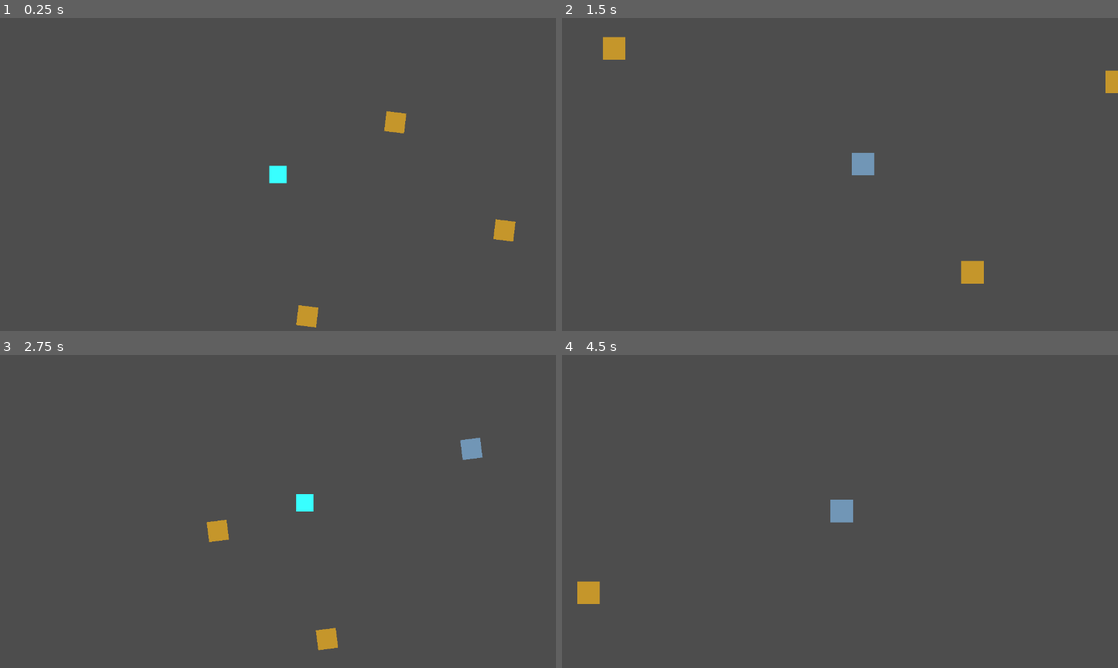
Above: before the commit, frames 1-4 (two rows, left to right).
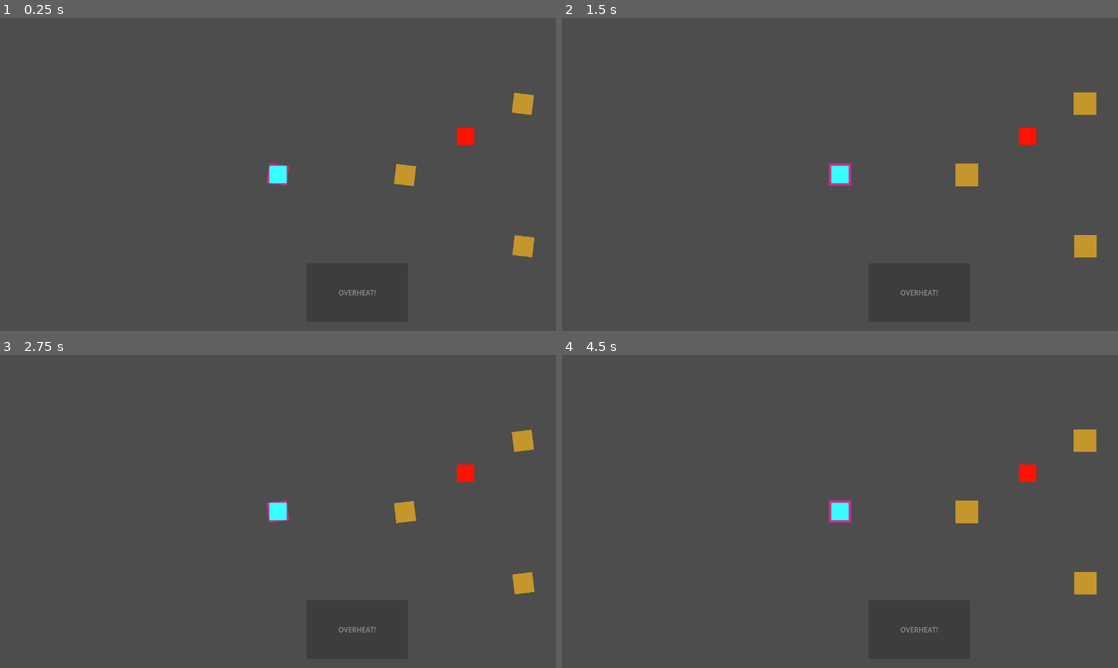
Above: after the commit, the same moments.

Repository: billbobphil/polymars-jam-2024
Game: Godot game, scene res://top.tscn
The game is run twice, just before and just after one commit, with the same random seed, the same clock (stepped at 60 frames per second) and the same inputs.
Inputs (mouse positions are in pixels of both pictures, inside the frame that each line leads up to):
- Up to frame 1 (0.25 s): no input
- Up to frame 2 (1.5 s): move the mouse to (956, 121) at 0.52 s; click (956, 121) at 0.67 s; move the mouse to (1006, 255) at 1.27 s; click (1006, 255) at 1.42 s
- Up to frame 3 (2.75 s): move the mouse to (533, 426) at 2.02 s; click (533, 426) at 2.17 s
- Up to frame 4 (4.5 s): move the mouse to (812, 574) at 2.77 s; click (812, 574) at 2.92 s; move the mouse to (1006, 558) at 3.52 s; click (1006, 558) at 3.67 s; move the mouse to (673, 464) at 4.27 s; click (673, 464) at 4.42 s

The runs differ from the first frame. In frame 1, 1.7% of the frame differs, in the area x 48-97%, y 23-99%; in frame 2, 2.5%, in the area x 7-100%, y 6-89%; in frame 3, 2.1%; in frame 4, 1.7%.

Commit message:
Added overheat, added checkpoints, started level design

Diff:
--- /dev/null
+++ b/overheat/OverheatCollectible.gd
@@ -0,0 +1,3 @@
+extends Node2D
+
+class_name OverheatCollectible
--- /dev/null
+++ b/overheat/overheat_collectible.tscn
@@ -0,0 +1,19 @@
+[gd_scene load_steps=4 format=3 uid="uid://crrmwmxkikx7u"]
+
+[ext_resource type="Script" path="res://overheat/OverheatCollectible.gd" id="1_npyxa"]
+[ext_resource type="Texture2D" uid="uid://dkmyb0xf0t6a2" path="res://tempAssets/32x32-cube.png" id="1_wbg4k"]
+
+[sub_resource type="CircleShape2D" id="CircleShape2D_vy1mc"]
+radius = 24.0832
+
+[node name="OverheatCollectible" type="Node2D" groups=["overheat_collectible"]]
+script = ExtResource("1_npyxa")
+
+[node name="Sprite2D" type="Sprite2D" parent="."]
+self_modulate = Color(0.717647, 0.329412, 0, 1)
+texture = ExtResource("1_wbg4k")
+
+[node name="Area2D" type="Area2D" parent="."]
+
+[node name="CollisionShape2D" type="CollisionShape2D" parent="Area2D"]
+shape = SubResource("CircleShape2D_vy1mc")
--- a/player/Player.gd
+++ b/player/Player.gd
@@ -11,20 +11,67 @@
 var currentTarget;
 var isInvulnerable: bool = false;
 var isInCutScene: bool = false;
-# @onready var sprite: Sprite2D = $Sprite;
+var currentCheckpoint : PositionNode;
+@export var startingCheckpoint : PositionNode;
+
+@onready var camera : Camera2D = $Camera2D;
+@onready var overheatButton : Button = $CanvasLayer/OverheatButton;
+@export var requiredOverheatCollections : int = 3;
+var currentOverheatCollections : int = 0;
+var overheatAvailable : bool = false;
+@export var overheatSeconds : float = 5;
+var cameraInitialZoom : float = 1.25;
+var cameraOverheatZoom : float = 1;
+var playerInitialSpeed;
+@export var playerSpeedMultiplier : float = 2;
+var isOverheatActive : bool = false;
+var overheatTimer : float = 0;
+var zoomOutTime : float = .5;
+var zoomInTime : float = .5;
 
 func _ready():
-	pass ;
+	playerInitialSpeed = travelSpeed;
+	currentCheckpoint = startingCheckpoint;
+	overheatButton.disabled = true;
 
 func _process(delta):
+
+	if(isOverheatActive):
+		overheatTimer += delta;
+
+		if(overheatTimer < zoomOutTime):
+			var lerpFactor = overheatTimer/zoomOutTime;
+			camera.zoom.x = lerp(cameraInitialZoom, cameraOverheatZoom, lerpFactor);
+			camera.zoom.y = lerp(cameraInitialZoom, cameraOverheatZoom, lerpFactor);
+			travelSpeed = lerp(playerInitialSpeed, playerInitialSpeed * playerSpeedMultiplier, lerpFactor);
+
+		if(overheatTimer > (overheatSeconds - zoomInTime)):
+			var lerpFactor = (overheatTimer - (overheatSeconds - zoomInTime)) / zoomInTime
+			travelSpeed = lerp(playerInitialSpeed * playerSpeedMultiplier, playerInitialSpeed, lerpFactor);
+			camera.zoom.x = lerp(cameraOverheatZoom, cameraInitialZoom, lerpFactor);
+			camera.zoom.y = lerp(cameraOverheatZoom, cameraInitialZoom, lerpFactor);
+
+		if(overheatTimer >= overheatSeconds):
+			endOverheat();
+
 	if (isTravelling):
 		var direction: Vector2 = (nodeToTravelTo.global_position - self.global_position).normalized();
 		self.global_position += direction * travelSpeed * delta;
 		# var angle: float = direction.angle();
 		# sprite.rotation = angle + PI / 2;
 		if (self.global_position.distance_to(nodeToTravelTo.global_position) <= 3):
+			if(nodeToTravelTo.isCheckpoint):
+				currentCheckpoint = nodeToTravelTo;
+				#TODO: some sort of checkpoint celebration
 			isTravelling = false;
 			nodeToTravelTo = null;
+
+func overheat():
+	if(overheatAvailable):
+		currentOverheatCollections = 0;
+		overheatTimer = 0;
+		isOverheatActive = true;
+		overheatButton.disabled = true;
 
 func moveToNode(node: PositionNode):
 	nodeToTravelTo = node;
@@ -33,17 +80,32 @@
 func _on_area_2d_area_entered(area: Area2D):
 
 	var parent = area.get_parent();
-	pass;
+
 	if (parent.is_in_group("obstacles")):
 		print("Player hit");
+		isTravelling = false;
+		nodeToTravelTo = null;
+		endOverheat();
+		self.global_position = currentCheckpoint.global_position;
+		#TODO: pzazz
 		# if (SoundEffectPlayer.onHitEffect != null):
 		# 	SoundEffectPlayer.onHitEffect.play();
 		return ;
 
-	# if (parent.is_in_group("pointsPickup")):
-	# 	parent.queue_free();
-	# 	print("Points picked up");
-	# 	PointsManager.addPoints(100);
-	# 	if (SoundEffectPlayer.pointsPickupEffect != null):
-	# 		SoundEffectPlayer.pointsPickupEffect.play();
-	# 	return ;
+	if (parent.is_in_group("overheat_collectible")):
+		if(currentOverheatCollections >= requiredOverheatCollections):
+			return;
+		parent.queue_free();
+		print("Overheat collected");
+		currentOverheatCollections += 1;
+		print("current overheats: ", currentOverheatCollections);
+		if(currentOverheatCollections >= requiredOverheatCollections):
+			overheatAvailable = true;
+			overheatButton.disabled = false;
+
+func endOverheat():
+	isOverheatActive = false;
+	overheatTimer = 0;
+	travelSpeed = playerInitialSpeed;
+	camera.zoom.x = cameraInitialZoom;
+	camera.zoom.y = cameraInitialZoom;
--- a/player/player.tscn
+++ b/player/player.tscn
@@ -23,4 +23,14 @@
 zoom = Vector2(1.25, 1.25)
 position_smoothing_enabled = true
 
+[node name="CanvasLayer" type="CanvasLayer" parent="."]
+
+[node name="OverheatButton" type="Button" parent="CanvasLayer"]
+offset_left = 706.0
+offset_top = 564.0
+offset_right = 939.0
+offset_bottom = 699.0
+text = "OVERHEAT!"
+
 [connection signal="area_entered" from="Area2D" to="." method="_on_area_2d_area_entered"]
+[connection signal="pressed" from="CanvasLayer/OverheatButton" to="." method="overheat"]
--- a/positionNode/PositionNode.gd
+++ b/positionNode/PositionNode.gd
@@ -9,6 +9,7 @@
 @export var inactiveColor : Color;
 @export var isStartingNode : bool = false;
 @export var isEndingNode : bool = false;
+@export var isCheckpoint : bool = false;
 
 func _ready():
 	markAsInactive();
--- /dev/null
+++ b/positionNode/position_node_checkpoint.tscn
@@ -0,0 +1,12 @@
+[gd_scene load_steps=2 format=3 uid="uid://bky4sf3pqxj7a"]
+
+[ext_resource type="PackedScene" uid="uid://b1qcyufjxphdb" path="res://positionNode/position_node.tscn" id="1_bu077"]
+
+[node name="PositionNodeCheckpoint" instance=ExtResource("1_bu077")]
+scale = Vector2(1.00158, 1)
+activeColor = Color(0.576471, 0.47451, 0.952941, 1)
+inactiveColor = Color(0.886275, 0.435294, 0.729412, 1)
+isCheckpoint = true
+
+[node name="Sprite2D" parent="." index="1"]
+self_modulate = Color(0.886275, 0.435294, 0.729412, 1)
--- a/top.tscn
+++ b/top.tscn
@@ -1,30 +1,89 @@
-[gd_scene load_steps=4 format=3 uid="uid://dbgyb8ytmjxfk"]
+[gd_scene load_steps=7 format=3 uid="uid://dbgyb8ytmjxfk"]
 
 [ext_resource type="Script" path="res://positionNode/PositionNodeManager.gd" id="1_vidv8"]
 [ext_resource type="PackedScene" uid="uid://d2d62nffj8822" path="res://player/player.tscn" id="2_081ay"]
 [ext_resource type="PackedScene" uid="uid://b1qcyufjxphdb" path="res://positionNode/position_node.tscn" id="2_yw61t"]
+[ext_resource type="PackedScene" uid="uid://bky4sf3pqxj7a" path="res://positionNode/position_node_checkpoint.tscn" id="3_uaw75"]
+[ext_resource type="PackedScene" uid="uid://d3oiqccgc66c2" path="res://obstacles/obstacle.tscn" id="4_1u5gx"]
+[ext_resource type="PackedScene" uid="uid://crrmwmxkikx7u" path="res://overheat/overheat_collectible.tscn" id="6_ucg5c"]
 
 [node name="top" type="Node2D"]
-
-[node name="Player" parent="." instance=ExtResource("2_081ay")]
-position = Vector2(39, 162)
 
 [node name="PositionNodeManager" type="Node2D" parent="."]
 script = ExtResource("1_vidv8")
 
 [node name="PositionNodes" type="Node2D" parent="."]
 
+[node name="StartingCheckpoint" parent="PositionNodes" instance=ExtResource("3_uaw75")]
+position = Vector2(39, 162)
+
 [node name="PositionNode" parent="PositionNodes" instance=ExtResource("2_yw61t")]
-position = Vector2(255, 66)
+position = Vector2(273, 163)
 
 [node name="PositionNode2" parent="PositionNodes" instance=ExtResource("2_yw61t")]
-position = Vector2(456, 265)
+position = Vector2(490, 32)
 
 [node name="PositionNode3" parent="PositionNodes" instance=ExtResource("2_yw61t")]
-position = Vector2(93, 423)
+position = Vector2(491, 294)
 
-[node name="PositionNode" parent="." instance=ExtResource("2_yw61t")]
-position = Vector2(722, -85)
+[node name="PositionNodeCheckpoint" parent="PositionNodes" instance=ExtResource("3_uaw75")]
+position = Vector2(762, 161)
 
-[node name="PositionNode2" parent="." instance=ExtResource("2_yw61t")]
-position = Vector2(-204, -147)
+[node name="PositionNode4" parent="PositionNodes" instance=ExtResource("2_yw61t")]
+position = Vector2(1105, 163)
+
+[node name="PositionNode5" parent="PositionNodes" instance=ExtResource("2_yw61t")]
+position = Vector2(1305, 20)
+
+[node name="PositionNode6" parent="PositionNodes" instance=ExtResource("2_yw61t")]
+position = Vector2(1545, 159)
+
+[node name="PositionNode7" parent="PositionNodes" instance=ExtResource("2_yw61t")]
+position = Vector2(1392, 430)
+
+[node name="PositionNode8" parent="PositionNodes" instance=ExtResource("2_yw61t")]
+position = Vector2(1667, 647)
+
+[node name="PositionNode9" parent="PositionNodes" instance=ExtResource("2_yw61t")]
+position = Vector2(1777, 62)
+
+[node name="PositionNode10" parent="PositionNodes" instance=ExtResource("2_yw61t")]
+position = Vector2(1785, 412)
+
+[node name="PositionNode11" parent="PositionNodes" instance=ExtResource("2_yw61t")]
+position = Vector2(1990, -92)
+
+[node name="PositionNode12" parent="PositionNodes" instance=ExtResource("2_yw61t")]
+position = Vector2(2052, 153)
+
+[node name="Player" parent="." node_paths=PackedStringArray("startingCheckpoint") instance=ExtResource("2_081ay")]
+position = Vector2(39, 162)
+startingCheckpoint = NodePath("../PositionNodes/StartingCheckpoint")
+
+[node name="Overheats" type="Node2D" parent="."]
+
+[node name="OverheatCollectible" parent="Overheats" instance=ExtResource("6_ucg5c")]
+position = Vector2(862, 163)
+
+[node name="OverheatCollectible2" parent="Overheats" instance=ExtResource("6_ucg5c")]
+position = Vector2(944, 164)
+
+[node name="OverheatCollectible3" parent="Overheats" instance=ExtResource("6_ucg5c")]
+position = Vector2(1024, 163)
+
+[node name="OverheatCollectible4" parent="Overheats" instance=ExtResource("6_ucg5c")]
+position = Vector2(1574, 291)
+
+[node name="OverheatCollectible5" parent="Overheats" instance=ExtResource("6_ucg5c")]
+position = Vector2(1620, 495)
+
+[node name="OverheatCollectible6" parent="Overheats" instance=ExtResource("6_ucg5c")]
+position = Vector2(1947, 53)
+
+[node name="Obstacles" type="Node2D" parent="."]
+
+[node name="Obstacle" parent="Obstacles" instance=ExtResource("4_1u5gx")]
+position = Vector2(385, 92)
+
+[node name="Obstacle2" parent="Obstacles" instance=ExtResource("4_1u5gx")]
+position = Vector2(1397, 160)
